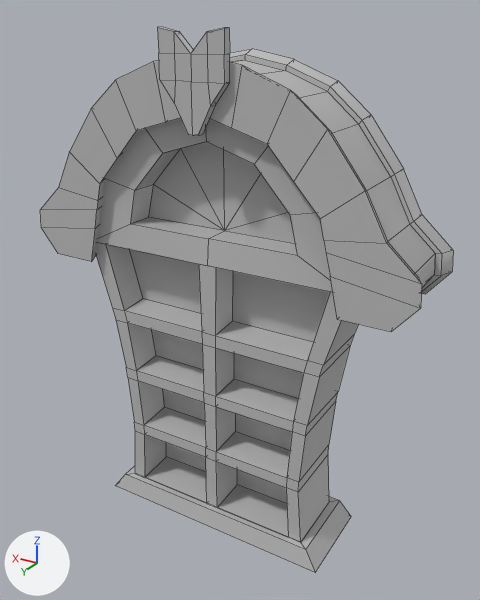
The FBX model Assets/Model Imports/Post Office/OfficeBookshelfModel.fbx, before and after one commit.
Camera for both pictures: a 50 mm camera at (0.0517, 0.0738, 0.0759) aimed at (0.0984, -0.0041, 0.037). Arrows for +X, +Y and +Z are at lower left; the lights stay in place. Mesh edges are drawn as thin lines. Where no turn or scale is listed for an object, it has been applied to the vertices.

Before the edit, the objects in view are built like this:
```python
me_mesh_002 = bpy.data.meshes.new('Mesh.002')
me_mesh_002.from_pydata(...)  # 128 vertices, 114 faces; spans x -0.0211..0.0211, y -0.0053..0.0053, z -0.0207..0.0207
me_mesh_002.materials.append(mat_lambert1)  # grey #bcbcbc
me_mesh_003 = bpy.data.meshes.new('Mesh.003')
me_mesh_003.from_pydata(...)  # 12 vertices, 8 faces; spans x -0.0193..0.0193, y -0.007..0.007, z -0.0014..0.0014
me_mesh_003.materials.append(mat_lambert1)  # grey #bcbcbc
me_mesh_004 = bpy.data.meshes.new('Mesh.004')
me_mesh_004.from_pydata(...)  # 38 vertices, 36 faces; spans x -0.00473..0.00473, y -0.00057..0.00057, z -0.00617..0.00617
me_mesh_004.materials.append(mat_lambert1)  # grey #bcbcbc
ob_shelf_base = bpy.data.objects.new('Shelf_Base', me_mesh_003)
ob_shelf_base.location = (0.0999, -0.0031, 0.0013)
ob_shelf_body = bpy.data.objects.new('Shelf_Body', me_mesh_002)
ob_shelf_body.location = (0.0999, -0.0031, 0.0234)
ob_shelf_deco = bpy.data.objects.new('Shelf_Deco', me_mesh_004)
ob_shelf_deco.location = (0.0999, 0.0042, 0.0684)
# also in view: 'Shelf_Roof' at (0.0999, -0.0031, 0.0565); 'Shelf_Top' at (0.0999, -0.0031, 0.0551)
```
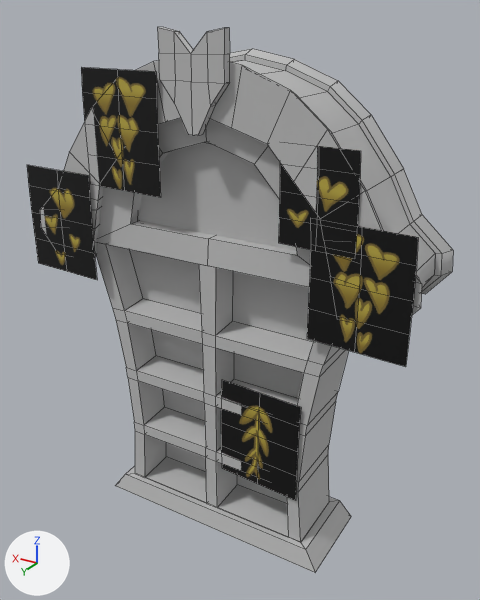
The newer file is also rescaled (x0.924), turned or shifted as a whole; pictures and numbers use the older file's frame.

Pixel boxes (x1, y1, x2, y2) of what changed, in the pictures (480 x 600 px):
'Ivy4', added
    after: (307, 226, 418, 367)
'Cobweb', added
    after: (138, 142, 297, 251)
'Ivy', added
    after: (81, 67, 161, 197)
'Ivy2', added (black)
    after: (278, 146, 361, 259)
'Ivy3', added (black)
    after: (221, 380, 301, 500)
'Ivy1', added (black)
    after: (27, 165, 97, 280)

What changed in the scene script:
```text
Add img_ivy3_diffuse_png:
    img_ivy3_diffuse_png = load_image('Ivy3_Diffuse.png', '../../Textures/Props/Post Office/Ivy/Ivy3_Diffuse.png', 1024, 1024, 'sRGB')
Add img_ivy4_diffuse_png:
    img_ivy4_diffuse_png = load_image('Ivy4_Diffuse.png', '../../Textures/Props/Post Office/Ivy/Ivy4_Diffuse.png', 1024, 1024, 'sRGB')
Add img_ivy2_diffuse_png:
    img_ivy2_diffuse_png = load_image('Ivy2_Diffuse.png', '../../Textures/Props/Post Office/Ivy/Ivy2_Diffuse.png', 1024, 1024, 'sRGB')
Add img_ivy1_diffuse_png:
    img_ivy1_diffuse_png = load_image('Ivy1_Diffuse.png', '../../Textures/Props/Post Office/Ivy/Ivy1_Diffuse.png', 1024, 1024, 'sRGB')
Add mat_ivy3:
    mat_ivy3 = principled_material('ivy3')
    mat_ivy3.texture = img_ivy3_diffuse_png
    mat_ivy3.roughness = 0.4
Add mat_ivy4:
    mat_ivy4 = principled_material('ivy4')
    mat_ivy4.texture = img_ivy4_diffuse_png
    mat_ivy4.roughness = 0.4
Add mat_ivy2:
    mat_ivy2 = principled_material('ivy2')
    mat_ivy2.texture = img_ivy2_diffuse_png
    mat_ivy2.roughness = 0.4
Add mat_ivy1:
    mat_ivy1 = principled_material('ivy1')
    mat_ivy1.texture = img_ivy1_diffuse_png
    mat_ivy1.roughness = 0.4
Add mat_cobwebtest:
    mat_cobwebtest = principled_material('cobwebTEST')
    mat_cobwebtest.base_color = (0.5, 0.5, 0.5)  # grey #bcbcbc
    mat_cobwebtest.roughness = 0.4
Add me_mesh_007:
    me_mesh_007.from_pydata(...)  # 15 vertices, 8 faces; spans x -0.00528..0.00528, y -0.0003..0.0003, z -0.00624..0.00624
    me_mesh_007.materials.append(mat_ivy3)  # picture img_ivy3_diffuse_png
Add me_mesh_008:
    me_mesh_008.from_pydata(...)  # 15 vertices, 8 faces; spans x -0.0068..0.0068, y -0.0004..0.0004, z -0.008..0.008
    me_mesh_008.materials.append(mat_ivy4)  # picture img_ivy4_diffuse_png
Add me_mesh_006:
    me_mesh_006.from_pydata(...)  # 15 vertices, 8 faces; spans x -0.0068..0.0068, y -0.0004..0.0004, z -0.008..0.008
    me_mesh_006.materials.append(mat_ivy2)  # picture img_ivy2_diffuse_png
Add me_mesh_009:
    me_mesh_009.from_pydata(...)  # 15 vertices, 8 faces; spans x -0.0068..0.0068, y -0.0004..0.0004, z -0.008..0.008
    me_mesh_009.materials.append(mat_ivy1)  # picture img_ivy1_diffuse_png
Add me_mesh_010:
    me_mesh_010.from_pydata([(0.0143, 0.0, -0.0056), (-0.013, 0.0, -0.0081), (0.013, 0.0, 0.0081), (-0.0143, 0.0, 0.0056)], [], [(0, 1, 3, 2)])
    me_mesh_010.materials.append(mat_cobwebtest)  # its picture is missing
Add me_mesh_005:
    me_mesh_005.from_pydata(...)  # 15 vertices, 8 faces; spans x -0.0068..0.0068, y -0.0004..0.0004, z -0.008..0.008
    me_mesh_005.materials.append(mat_ivy1)  # picture img_ivy1_diffuse_png
Add ob_ivy2:
    ob_ivy2 = bpy.data.objects.new('Ivy2', me_mesh_007)
    ob_ivy2.location = (0.0832, 0.0036, 0.0559)
Add ob_ivy3:
    ob_ivy3 = bpy.data.objects.new('Ivy3', me_mesh_008)
    ob_ivy3.location = (0.0913, 0.0024, 0.0187)
Add ob_ivy1:
    ob_ivy1 = bpy.data.objects.new('Ivy1', me_mesh_006)
    ob_ivy1.location = (0.1252, 0.0038, 0.0469)
Add ob_ivy4:
    ob_ivy4 = bpy.data.objects.new('Ivy4', me_mesh_009)
    ob_ivy4.location = (0.0773, 0.0039, 0.0456)
Add ob_cobweb:
    ob_cobweb = bpy.data.objects.new('Cobweb', me_mesh_010)
    ob_cobweb.location = (0.0992, 0.0, 0.0533)
Add ob_ivy:
    ob_ivy = bpy.data.objects.new('Ivy', me_mesh_005)
    ob_ivy.location = (0.1123, 0.0039, 0.0614)
```
